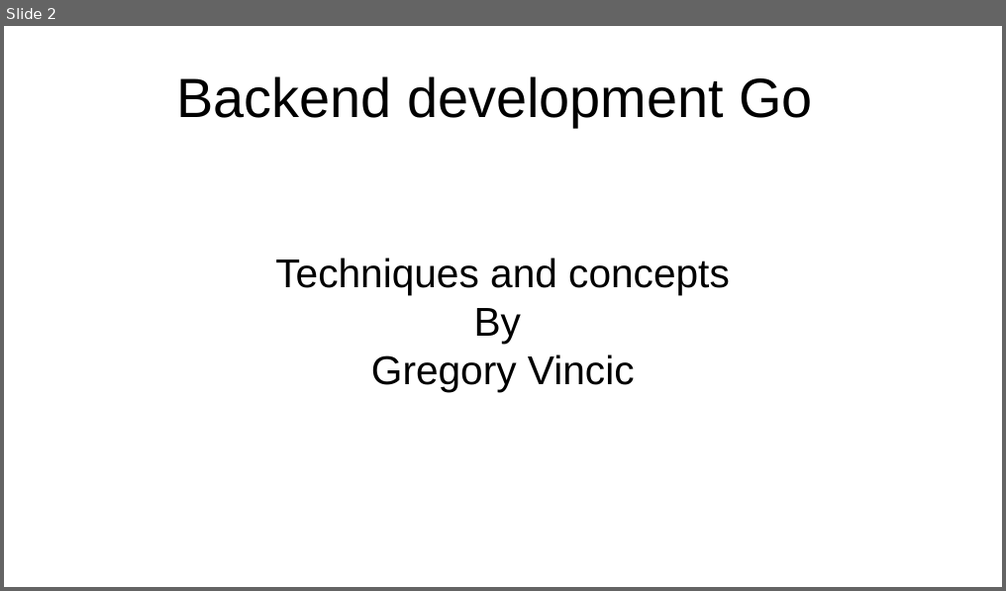
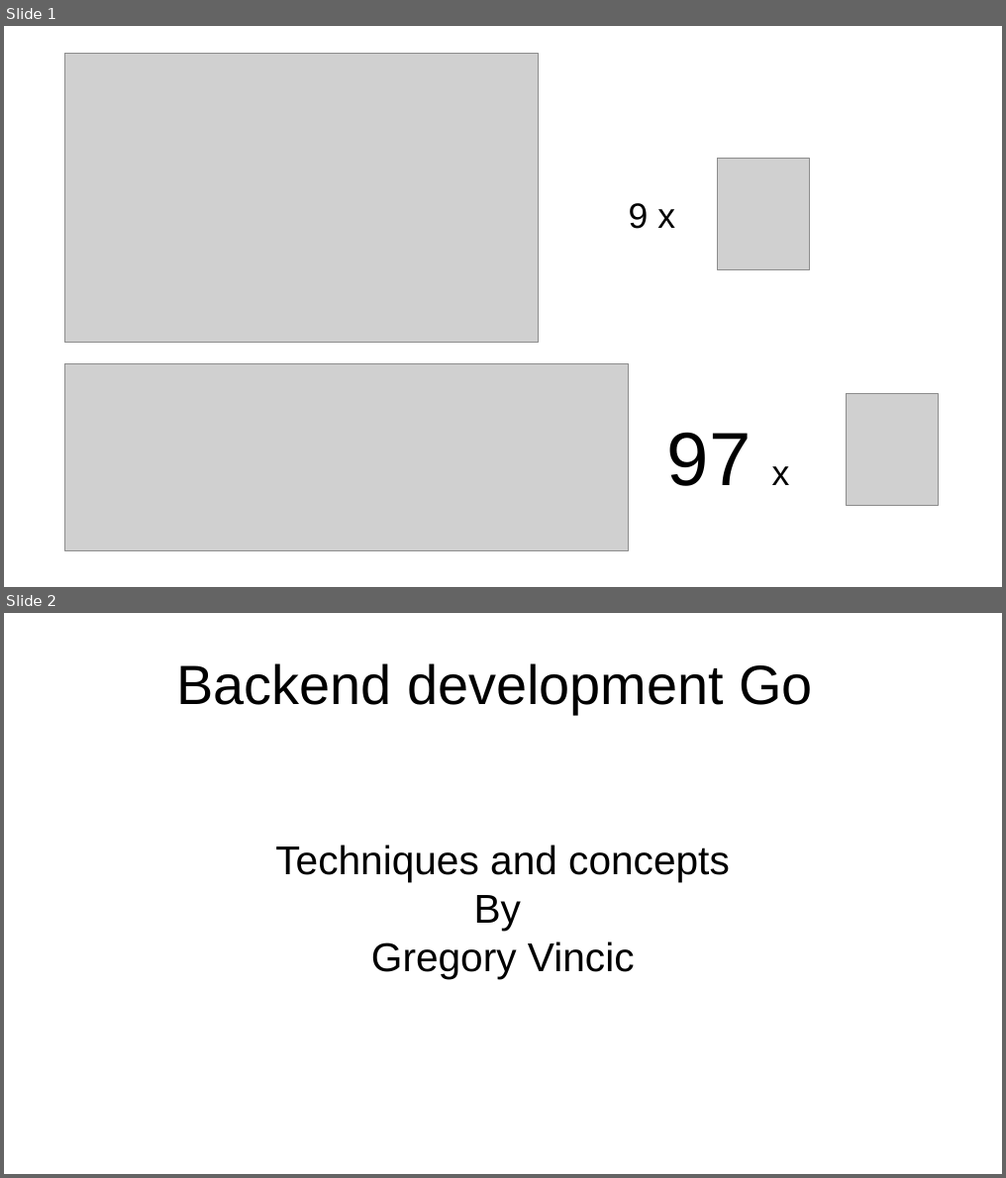
Before and after one commit to axis-go-course/spiderman, a slide deck: presentation.odp. Shown one above the other, each under a label of ours: slide 2 before the commit, slides 1 and 2 after it. The pictures are 1006x591 and 1006x1178 pixels, drawn with LibreOffice and Linux fonts; fonts in the diff are those of the drawing; grey boxes stand for pictures. Boxes give left, top, right and bottom in pixels: in the first picture for what was removed or moved away, otherwise in the second. Text is boxed around its words. In the diff, an @@ line names an element or a change of style, - is before the commit and + after.

```diff
--- a/presentation.odp
+++ b/presentation.odp
@@ slide 1 added at bbox=[4, 26, 1002, 587], background #FFFFFF @@
@@ picture added at bbox=[64, 53, 539, 343] @@
@@ picture added at bbox=[718, 159, 810, 271] @@
@@ text added at bbox=[629, 203, 675, 229], 28 pt, text #000000 @@
+9 x
@@ picture added at bbox=[65, 364, 629, 552] @@
@@ picture added at bbox=[846, 393, 939, 506] @@
@@ text added at bbox=[667, 432, 790, 486], 60 pt, text #000000 @@
+97 x
```
Also in this commit, not shown: 1 slide removed, 1 other file.
